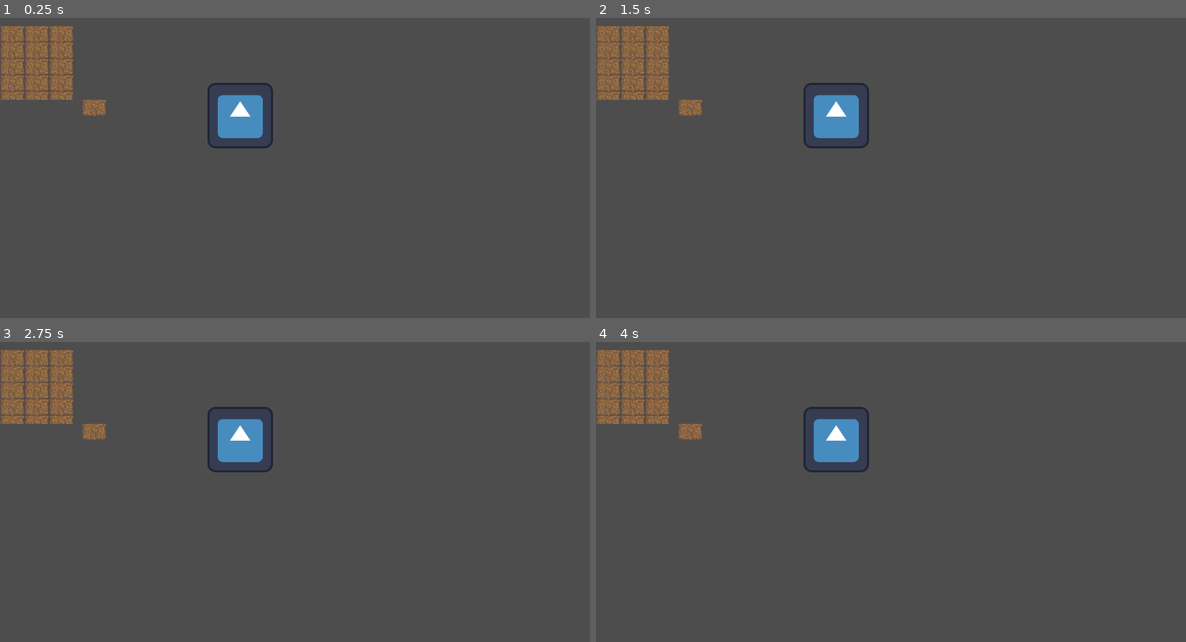
Above: before the commit, frames 1-4 (two rows, left to right).
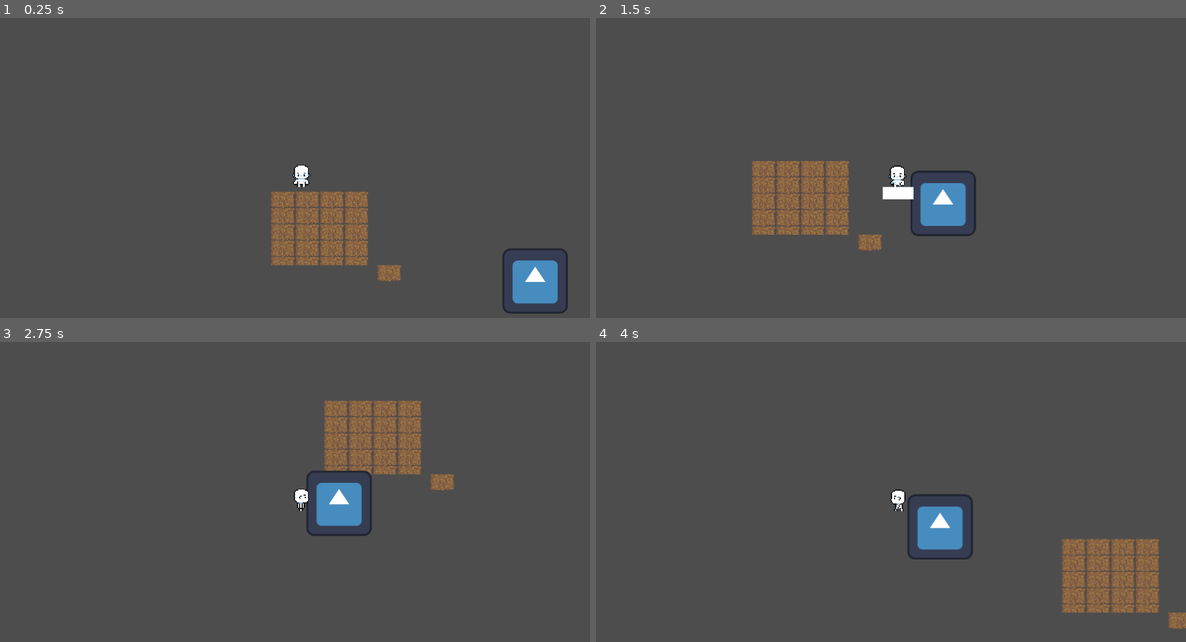
Above: after the commit, the same moments.

Repository: AlexGarciaPrada/Zelda-like-Game
Game: Godot game, scene res://PruebasAlex.tscn
Two runs of this game, one before a commit and one after it. Both use one fixed random seed, a clock stepped at 60 frames per second and the inputs below. The engine's default icon, where the game draws it, is replaced by a stand-in: a white triangle on a blue panel in a dark square.
Inputs:
- Up to frame 1 (0.25 s): no input
- Up to frame 2 (1.5 s): tap Enter at 0.5 s; hold Right (ui_right) 0.53-1.28 s; tap M (Attack) at 0.6, 1.35 s; hold Down (ui_down) from 1.28 s (still down)
- Up to frame 3 (2.75 s): release Down (ui_down) at 2.03 s; hold Right (ui_right) from 2.03 s (still down); hold Ctrl from 2.03 s (still down); tap M (Attack) at 2.3 s
- Up to frame 4 (4 s): release Right (ui_right) at 2.78 s; release Ctrl at 2.78 s; hold Up (ui_up) 2.78-3.53 s; tap M (Attack) at 2.85, 3.6 s; hold Left (ui_left) from 3.53 s (still down)

The runs differ from the first frame. In frame 1, 9.8% of the frame differs, in the area x 0-97%, y 2-99%; in frame 2, 10%, in the area x 0-65%, y 2-78%; in frame 3, 9.7%; in frame 4, 9.8%.
Error before the commit: Invalid access to property or key 'position' on a base object of type 'null instance'. (res://Enemies/enemy_proof.gd:13)

Commit message:
Ahora va todo más fino

Diff:
--- a/Wizard.gd
+++ b/Wizard.gd
@@ -3,58 +3,73 @@
 const SPEED = 300.0
 @onready var animation = $AnimatedSprite2D
 @onready var shape = $CollisionShape2D
-@onready var weapon1 =$Weapon
-@onready var weapon2 =$Weapon2
-@onready var weapon3 =$Weapon3
-@onready var weapon4 =$Weapon4
-
-var lastMovement = Vector2(1, 1)
+@onready var weapon1 = $Weapon
+@onready var weapon2 = $Weapon2
+@onready var weapon3 = $Weapon3
+@onready var weapon4 = $Weapon4
+var clue = "abajo"
+var is_attacking = false
 
 func _physics_process(delta):
 	_movement()
 	_short_attack()
 
 func _movement():
+
+
 	var directionx = Input.get_axis("ui_left", "ui_right")
 	var directiony = Input.get_axis("ui_up", "ui_down")
 
 	if directionx != 0 or directiony != 0:
-		animation.play("walk")
+		if directiony > 0:
+			animation.play("walk abajo")
+			clue = "abajo"
+		elif directiony < 0:
+			animation.play("walk arriba")
+			clue = "arriba"
+		elif directionx > 0:
+			animation.play("walk derecha")
+			clue = "derecha"
+		elif directionx < 0:
+			animation.play("walk izquierda")
+			clue = "izquierda"
+
 		velocity.x = directionx * SPEED
 		velocity.y = directiony * SPEED
-		lastMovement = Vector2(directionx, directiony)
 	else:
 		velocity.x = move_toward(velocity.x, 0, SPEED)
-		velocity.y = move_toward(velocity.y,0,SPEED)
-		animation.play("idle")
+		velocity.y = move_toward(velocity.y, 0, SPEED)
+		animation.play("idle " + clue)
 
 	move_and_slide()
 
 func _run():
 	if Input.is_key_pressed(KEY_CTRL):
 		velocity = velocity * 3
+
 func _short_attack():
-	if Input.is_action_just_pressed("Attack") and (is_not_previously_attacking()) :
-		var maxdir = max(abs(lastMovement.x),abs(lastMovement.y))
-		if sign(lastMovement.x)>=0 && maxdir==abs(lastMovement.x):
-			weapon2.visible=true;
-			await get_tree().create_timer(0.5).timeout
-			weapon2.visible=false;
-		if sign(lastMovement.x)<0 && maxdir==abs(lastMovement.x):
-			weapon3.visible=true;
-			await get_tree().create_timer(0.5).timeout
-			weapon3.visible=false;
-		if sign(lastMovement.y)<0 && maxdir==abs(lastMovement.y):
-			weapon4.visible=true;
-			await get_tree().create_timer(0.5).timeout
-			weapon4.visible=false;
-		if sign(lastMovement.y)>=0 && maxdir==abs(lastMovement.y):
-			weapon1.visible=true;
-			await get_tree().create_timer(0.5).timeout
-			weapon1.visible=false;
-		await get_tree().create_timer(0.5).timeout
+	if Input.is_action_just_pressed("Attack") and is_not_previously_attacking():
+		is_attacking = true
 
+		match clue:
+			"derecha":
+				weapon2.visible = true
+			"izquierda":
+				weapon3.visible = true
+			"arriba":
+				weapon4.visible = true
+			"abajo":
+				weapon1.visible = true
 
+		await get_tree().create_timer(0.2).timeout
+		_hide_weapons()
+		is_attacking = false
+
+func _hide_weapons():
+	weapon1.visible = false
+	weapon2.visible = false
+	weapon3.visible = false
+	weapon4.visible = false
 
 func is_not_previously_attacking():
-	return (!weapon1.visible) and (!weapon2.visible) and (!weapon3.visible) and (!weapon4.visible)
+	return !weapon1.visible and !weapon2.visible and !weapon3.visible and !weapon4.visible
--- a/Wizard.tscn
+++ b/Wizard.tscn
@@ -1,7 +1,7 @@
 [gd_scene load_steps=37 format=3 uid="uid://2ub8tjjgslhi"]
 
 [ext_resource type="Script" path="res://Wizard.gd" id="1_bqdg8"]
-[ext_resource type="Texture2D" path="res://Abajo idle.png" id="2_5a2m7"]
+[ext_resource type="Texture2D" uid="uid://bl3ikjsloy3mt" path="res://Assets Videojuego/Sprites/Personajes/Abajo/Idle/Abajo idle.png" id="2_5a2m7"]
 [ext_resource type="Texture2D" uid="uid://c22by4prvkljp" path="res://Assets Videojuego/Sprites/Personajes/Abajo/Walk/Abajo.png" id="2_6egme"]
 [ext_resource type="Texture2D" uid="uid://cc70unaca17v6" path="res://Assets Videojuego/Sprites/Personajes/Arriba/Idle/Arriba idle.png" id="3_yuej2"]
 [ext_resource type="PackedScene" uid="uid://bjbcy3deg87lu" path="res://Weapon.tscn" id="4_u0s80"]
@@ -240,8 +240,7 @@
 position = Vector2(13.25, -14)
 scale = Vector2(1.875, 1.875)
 sprite_frames = SubResource("SpriteFrames_p3m2i")
-animation = &"walk izquierda"
-frame_progress = 0.653913
+animation = &"walk arriba"
 
 [node name="Weapon" parent="." instance=ExtResource("4_u0s80")]
 visible = false
